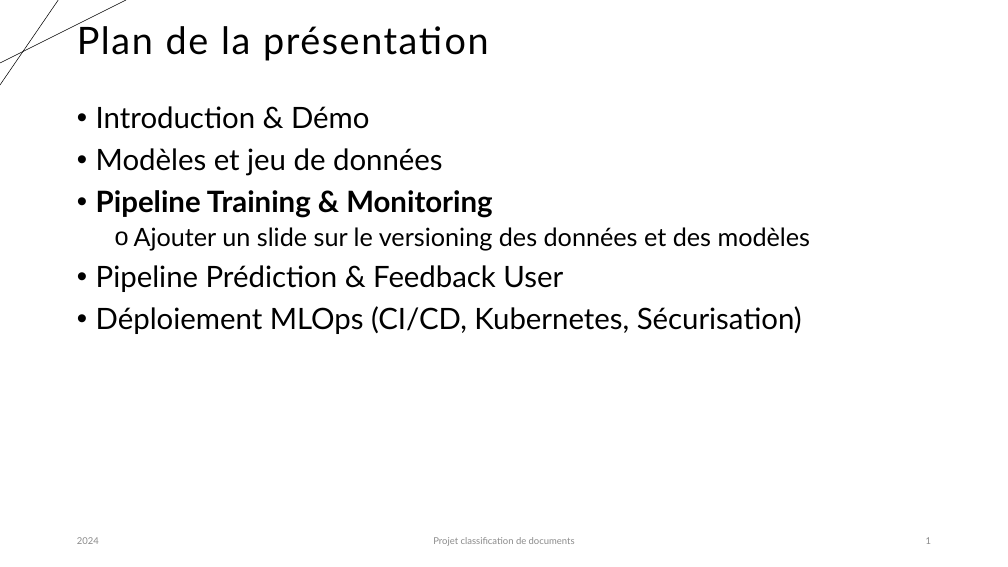
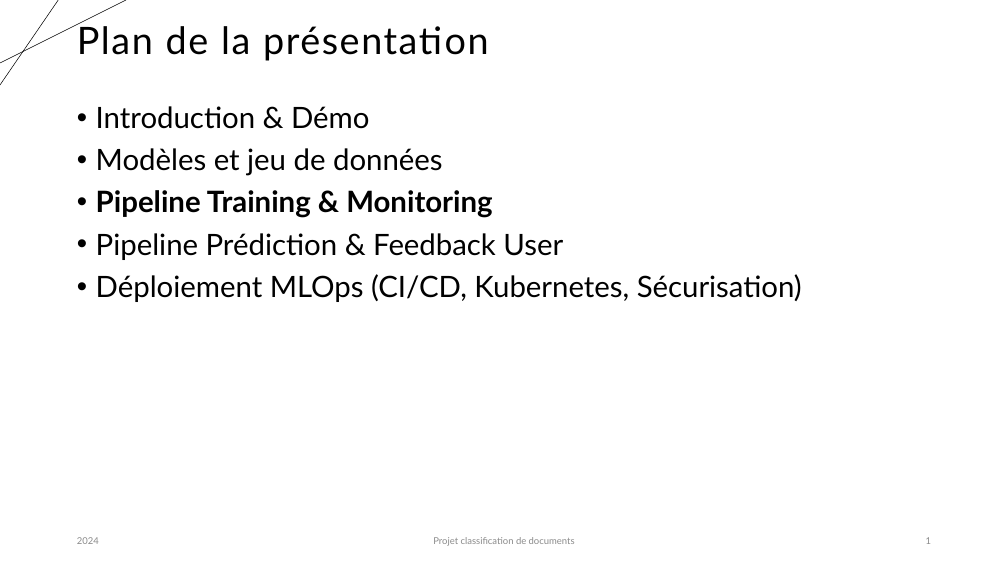
Before and after one commit to karned-formation/SEP24-MLOPS-SAKE, a slide deck: slide 1 of report/Projet_classification_MLOps_Partie2_Sarah.pptx. Drawn at 1008x567 pixels with LibreOffice and Linux fonts; fonts in the diff are those of the drawing. Boxes give left, top, right and bottom in pixels: in the first picture for what was removed or moved away, otherwise in the second. Text is boxed around its words. In the diff, an @@ line names an element or a change of style, - is before the commit and + after.

Commit message:
maj des slides

```diff
--- a/report/Projet_classification_MLOps_Partie2_Sarah.pptx
+++ b/report/Projet_classification_MLOps_Partie2_Sarah.pptx
@@ text at <box>134,227,811,250</box>: paragraph removed @@
-  o Ajouter un slide sur le versioning des données et des modèles
```
Also in this commit, not shown: 1 other file.
